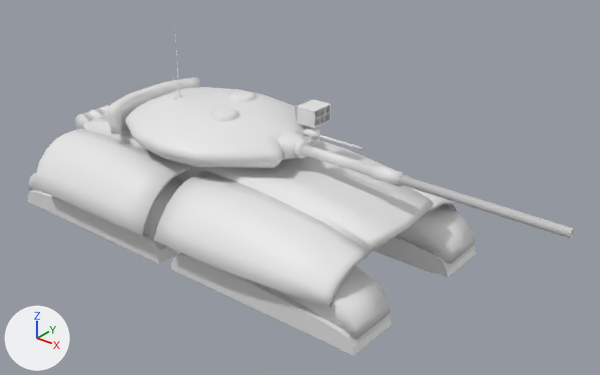
An edit to the FBX model Assets/Tank/T-90similar.fbx, drawn before and after from the same camera.
Camera for both pictures: a camera (50 mm lens) standing at (0.0766, -0.0808, 0.0519) and looking at (0.0122, -0.0003, 0.002). The axes (+X, +Y, +Z) are drawn at lower left. The lights are the same throughout. Where no turn or scale is listed for an object, it has been applied to the vertices.

The scene before the commit, as lines of its bpy script (objects in view):
```python
ob_t_90similar_barrel = bpy.data.objects.new('T-90similar_Barrel', me_t_90similar_barrel)
ob_t_90similar_barrel.location = (0.012, 0.0, 0.0077)
ob_t_90similar_chassis = bpy.data.objects.new('T-90similar_Chassis', me_t_90similar_chassis)
ob_t_90similar_chassis.location = (0.0, 0.0, 0.0)
ob_t_90similar_treadbr = bpy.data.objects.new('T-90similar_TreadBR', me_t_90similar_treadbr)
ob_t_90similar_treadbr.location = (0.0, 0.0, 0.002)
ob_t_90similar_treadbr_old = bpy.data.objects.new('T-90similar_TreadBR_old', me_t_90similar_treadbr_old)
ob_t_90similar_treadbr_old.location = (0.0, 0.0, 0.0)
ob_t_90similar_treadfl = bpy.data.objects.new('T-90similar_TreadFL', me_t_90similar_treadfl)
ob_t_90similar_treadfl.location = (0.0, 0.0, 0.002)
ob_t_90similar_treadfl_old = bpy.data.objects.new('T-90similar_TreadFL_old', me_t_90similar_treadfl_old)
ob_t_90similar_treadfl_old.location = (0.0, 0.0, 0.0)
ob_t_90similar_treadfr = bpy.data.objects.new('T-90similar_TreadFR', me_t_90similar_treadfr)
ob_t_90similar_treadfr.location = (0.0, 0.0, 0.002)
ob_t_90similar_treadfr_old = bpy.data.objects.new('T-90similar_TreadFR_old', me_t_90similar_treadfr_old)
ob_t_90similar_treadfr_old.location = (0.0, 0.0, 0.0)
ob_t_90similar_turret = bpy.data.objects.new('T-90similar_Turret', me_t_90similar_turret)
ob_t_90similar_turret.location = (0.0, 0.0, 0.0)
# also in view: 'T-90similar_RocketLauncher' at (0.0104, 0.0047, 0.0099)
```
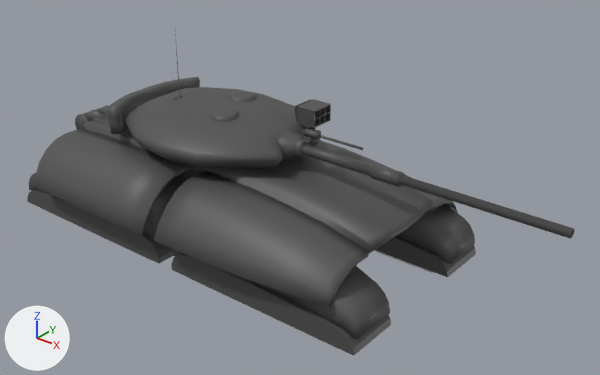
The change in detail:
Picture 'undersideGrey.png' (img_undersidegrey_png) is new.
In material 'Camouflage' (mat_camouflage), base_color is no longer (0.8, 0.8, 0.8), white #e7e7e7.
In material 'Camouflage' (mat_camouflage), texture is now set to img_undersidegrey_png.
In material 'Stripe' (mat_stripe), base_color is no longer (0.8, 0.8, 0.8), white #e7e7e7.
In material 'Stripe' (mat_stripe), texture is now set to img_undersidegrey_png.
In material 'Black' (mat_black), base_color is no longer (0.8, 0.8, 0.8), white #e7e7e7.
In material 'Black' (mat_black), texture is now set to img_undersidegrey_png.

Location of each change, (x1, y1, x2, y2) in pixels of the pictures (600 x 375 px):
'T-90similar_TreadFR', surface changed (white to grey): (154, 170, 390, 339) in both
'T-90similar_Turret', surface changed (white to grey): (108, 34, 320, 168) in both
'T-90similar_Chassis', surface changed (white to grey): (75, 103, 434, 254) in both
'T-90similar_TreadBR', surface changed (white to grey): (29, 129, 193, 250) in both
'T-90similar_TreadFR_old', surface changed (grey to black): (171, 253, 391, 356) in both
'T-90similar_Barrel', surface changed: (294, 128, 574, 239) in both
'T-90similar_TreadFL', surface changed: (315, 140, 475, 264) in both
'T-90similar_TreadBR_old', surface changed (grey to black): (27, 190, 174, 264) in both
'T-90similar_TreadFL_old', surface changed (grey to black): (374, 236, 476, 277) in both
'T-90similar_RocketLauncher', surface changed (white to black): (294, 99, 331, 130) in both
